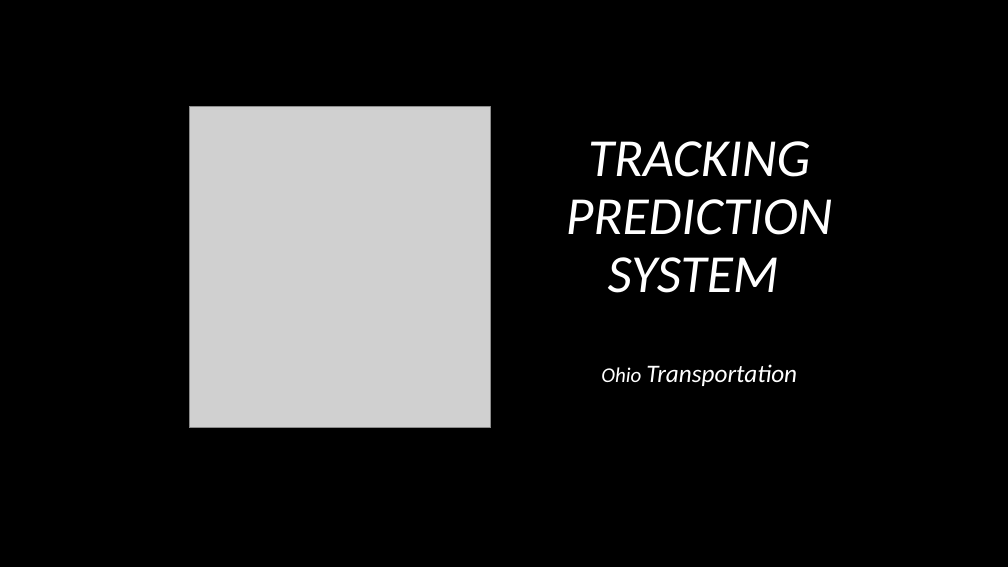
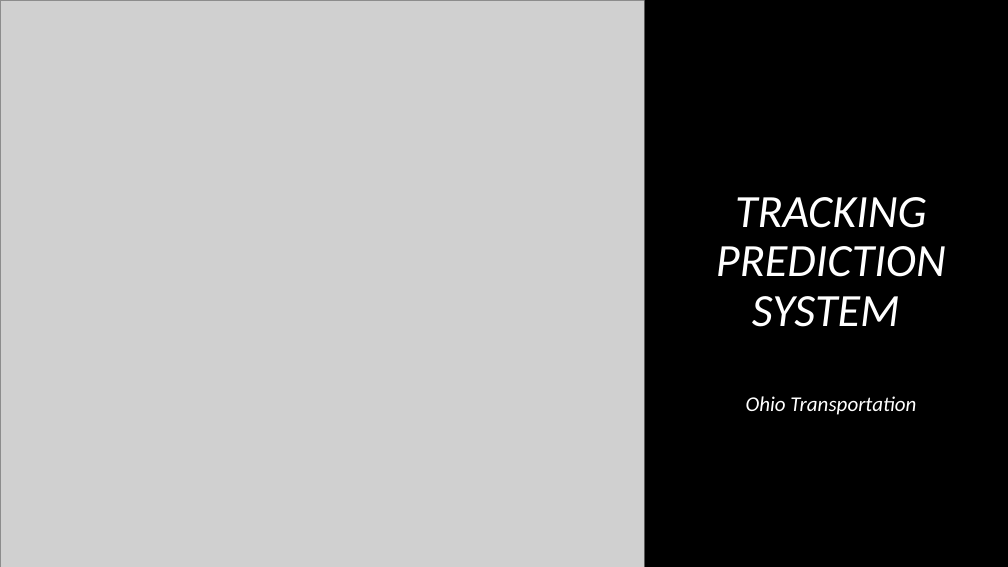
Before and after one commit to braucalderon/trackingPredictionSystem, a slide deck: slide 1 of Presentation/RAILWAY Presentation1.pptx. Drawn at 1008x567 pixels with LibreOffice and Linux fonts; fonts in the diff are those of the drawing; grey boxes stand for pictures; background and template pictures are left out. Boxes give left, top, right and bottom in pixels: in the first picture for what was removed or moved away, otherwise in the second. Text is boxed around its words. In the diff, an @@ line names an element or a change of style, - is before the commit and + after.

Commit message:
updated

```diff
--- a/Presentation/RAILWAY Presentation1.pptx
+++ b/Presentation/RAILWAY Presentation1.pptx
@@ picture: place and size @@
-picture at (190, 107, 491, 428)
+picture at (0, 0, 644, 567)
@@ rectangle added at (645, 0, 659, 567), fill #000000 @@
@@ title "TRACKING PREDICTION SYSTEM": place and size @@
-title "TRACKING PREDICTION SYSTEM" at (566, 141, 832, 293)
+title "TRACKING PREDICTION SYSTEM" at (716, 197, 946, 327)
@@ title "TRACKING PREDICTION SYSTEM" at (716, 197, 946, 327): size 51 to 44 pt @@
@@ subtitle "Ohio Transportation": place and size @@
-subtitle "Ohio Transportation" at (601, 364, 797, 386)
+subtitle "Ohio Transportation" at (746, 396, 916, 415)
@@ subtitle "Ohio Transportation" at (746, 396, 916, 415): size 24 to 20 pt in "Transportation" @@
```
